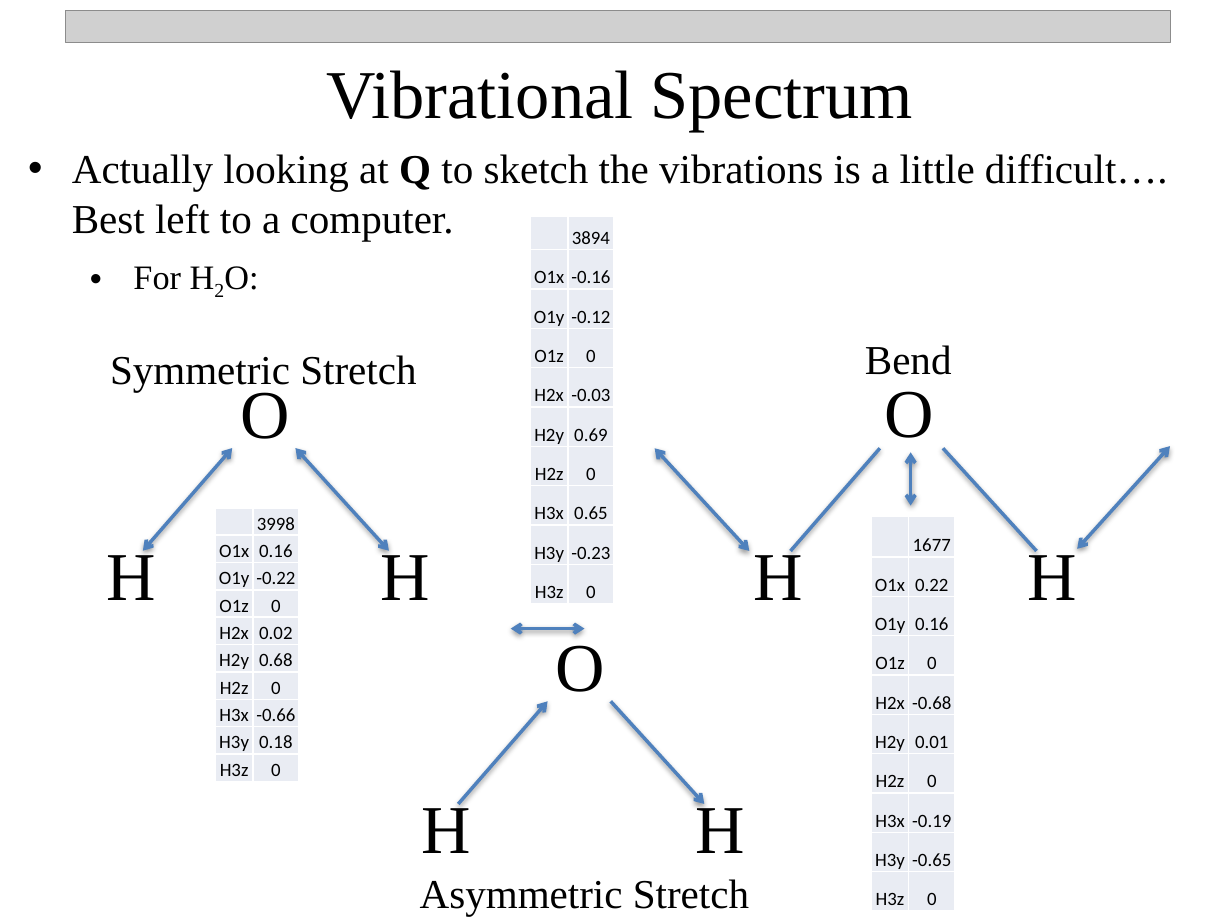
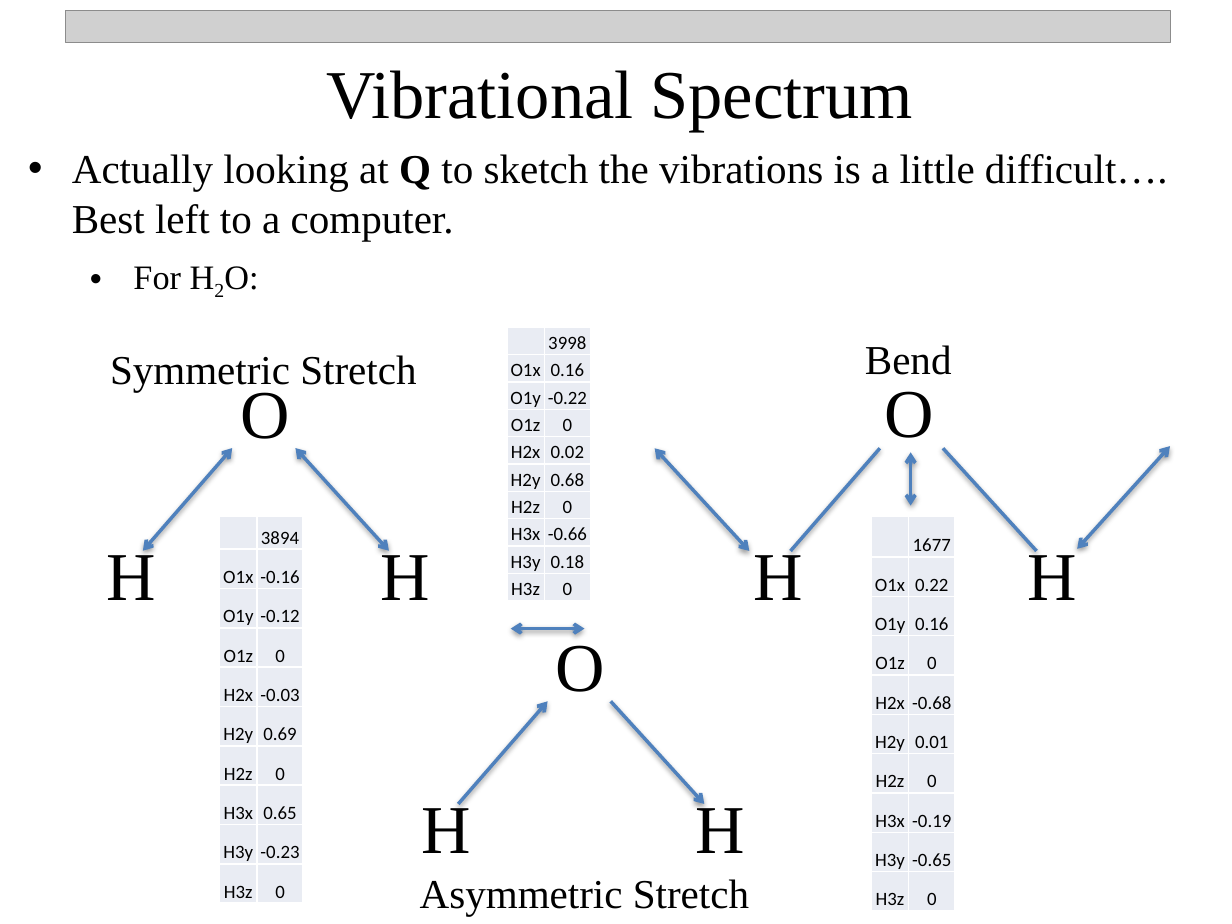
Before and after one commit to npetraco/CHE302, a slide deck: slide 14 of Notes/10_vib_spectroscopy.pptx. Drawn at 1232x924 pixels with LibreOffice and Linux fonts; fonts in the diff are those of the drawing; grey boxes stand for pictures. Boxes give left, top, right and bottom in pixels: in the first picture for what was removed or moved away, otherwise in the second. Text is boxed around its words. In the diff, an @@ line names an element or a change of style, - is before the commit and + after.

Commit message:
update

```diff
--- a/Notes/10_vib_spectroscopy.pptx
+++ b/Notes/10_vib_spectroscopy.pptx
@@ table: place and size @@
-table at box(216, 508, 299, 781)
+table at box(506, 328, 590, 601)
@@ table: place and size @@
-table at box(531, 217, 615, 604)
+table at box(219, 516, 303, 903)
```
Also in this commit, not shown: 1 other slide changed.
